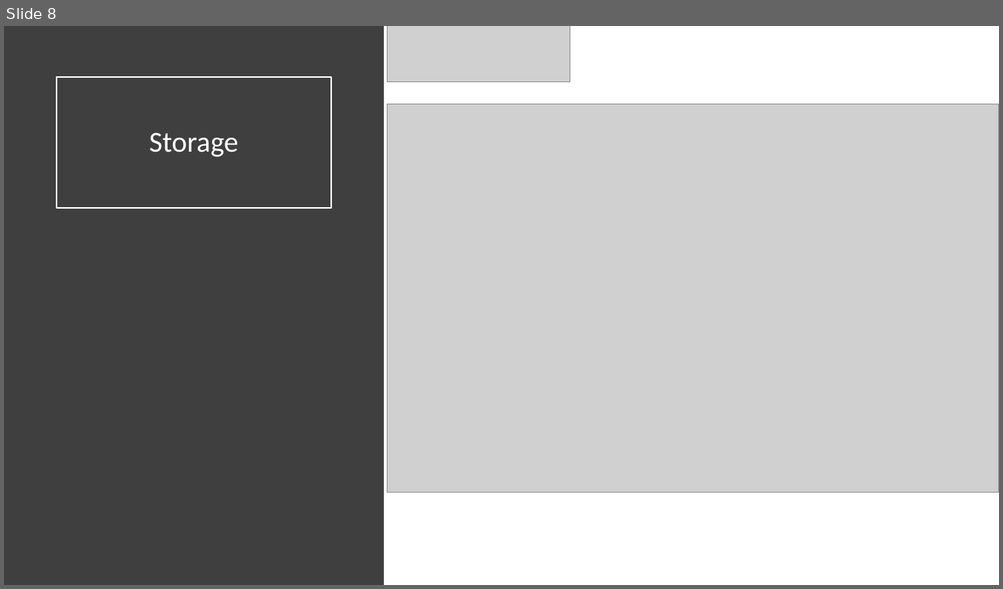
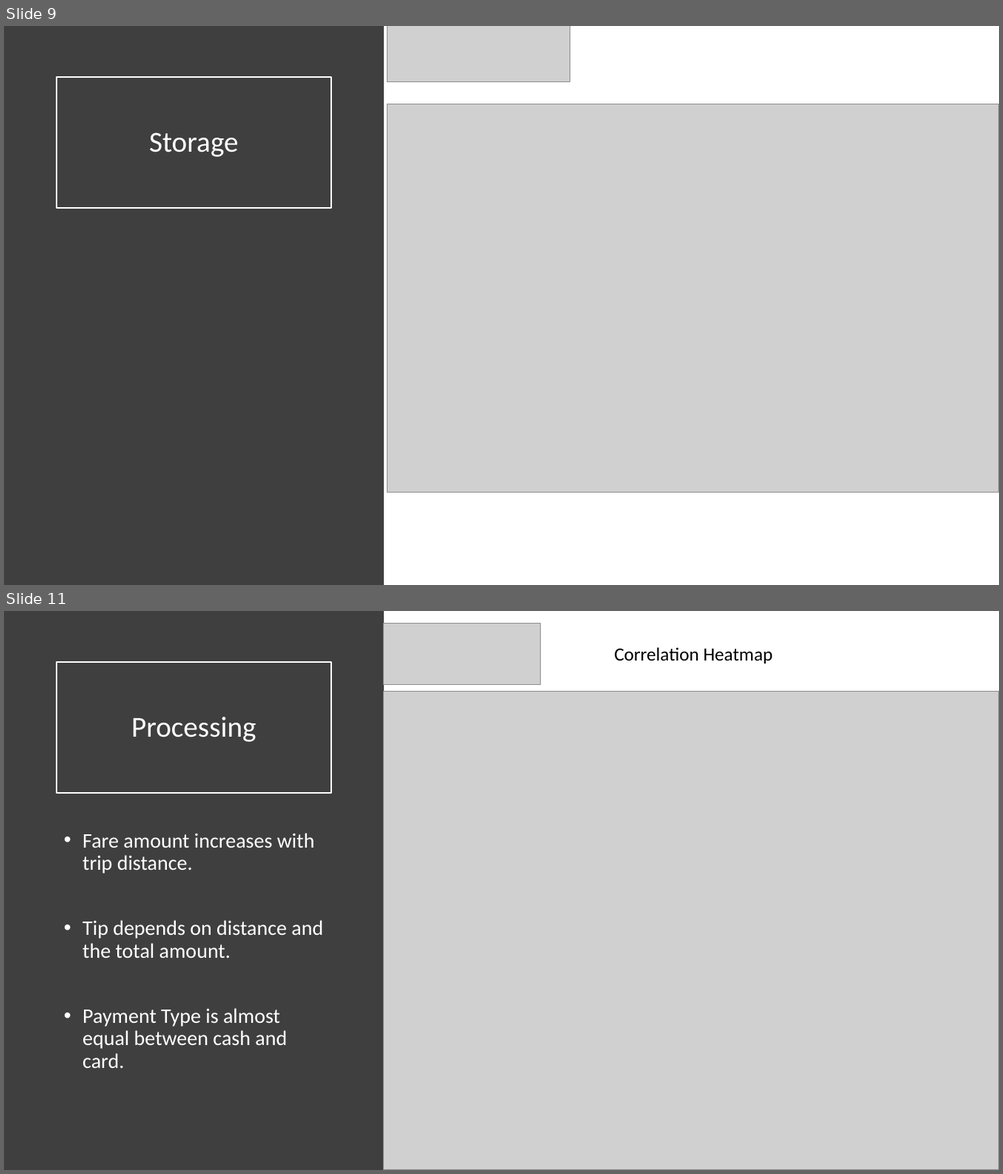
Before and after one commit to chinmoysarangi/Data-Engineering, a slide deck: Presentation.pptx. Shown one above the other, each under a label of ours: slide 8 before the commit, slides 9 and 11 after it; the slides between them are not shown. The pictures are 1003x589 and 1003x1174 pixels, drawn with LibreOffice and Linux fonts; fonts in the diff are those of the drawing; grey boxes stand for pictures. Boxes give left, top, right and bottom in pixels: in the first picture for what was removed or moved away, otherwise in the second. Text is boxed around its words. In the diff, an @@ line names an element or a change of style, - is before the commit and + after.

```diff
--- a/Presentation.pptx
+++ b/Presentation.pptx
@@ slide 11 added at bbox=[4, 611, 999, 1170], background #FFFFFF @@
@@ rectangle added at bbox=[4, 611, 384, 1170], fill #3F3F3F @@
@@ picture added at bbox=[384, 623, 540, 685] @@
@@ text added at bbox=[614, 647, 773, 664], 18 pt, text #000000 @@
+Correlation Heatmap
@@ title added at bbox=[57, 662, 331, 793], outline #FFFFFF 1.5 pt, 28 pt, text #FFFFFF @@
+Processing
@@ picture added at bbox=[384, 692, 999, 1170] @@
@@ text added at bbox=[82, 833, 323, 1068], 20 pt, text #FFFFFF @@
+• Fare amount increases with trip distance.
+• Tip depends on distance and the total amount.
+• Payment Type is almost equal between cash and card.
@@ what was slide 8 is now slide 9 @@
```
Also in this commit, not shown: 1 slide changed, 8 other slides added, 1 slide removed.
